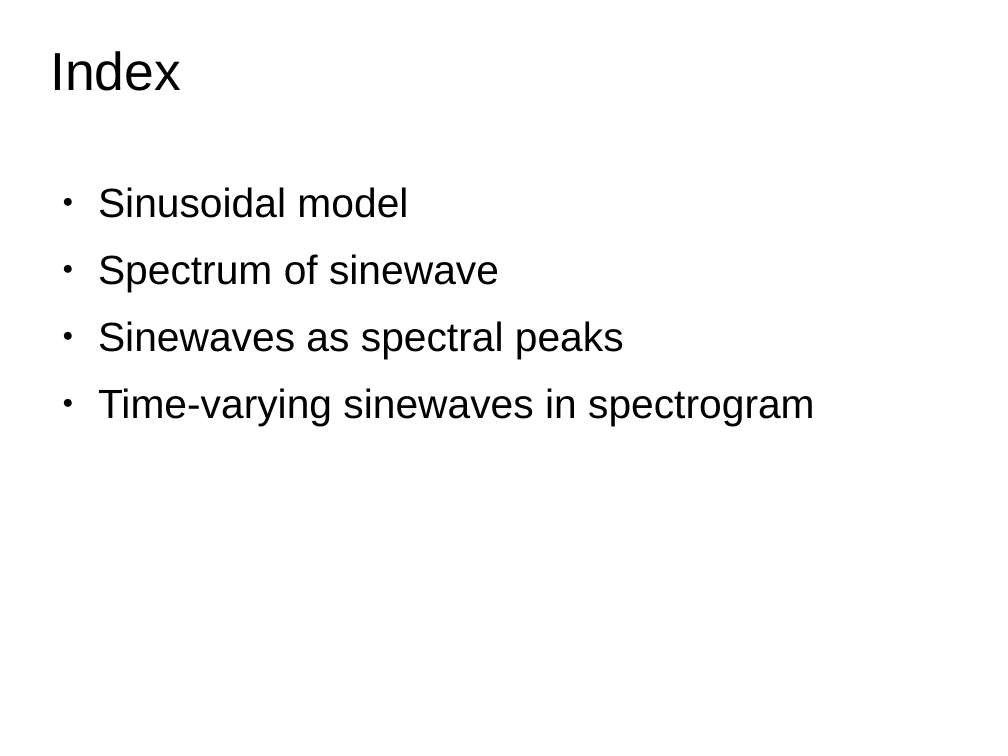
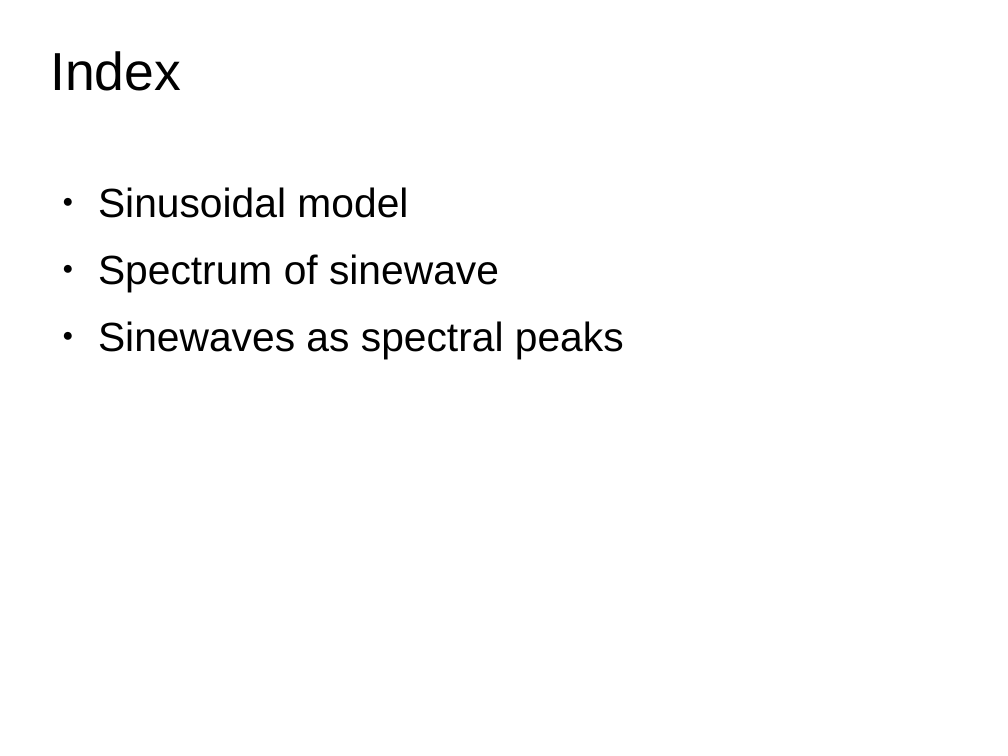
Before and after one commit to MTG/sms-tools, a slide deck: slide 2 of lectures/5-Sinusoidal-model/Sinusoidal-Model-1.odp. Drawn at 1008x756 pixels with LibreOffice and Linux fonts; fonts in the diff are those of the drawing. Boxes give left, top, right and bottom in pixels: in the first picture for what was removed or moved away, otherwise in the second. Text is boxed around its words. In the diff, an @@ line names an element or a change of style, - is before the commit and + after.

```diff
--- a/lectures/5-Sinusoidal-model/Sinusoidal-Model-1.odp
+++ b/lectures/5-Sinusoidal-model/Sinusoidal-Model-1.odp
@@ text at (x1=98, y1=388, x2=815, y2=425): paragraph removed @@
-● Time-varying sinewaves in spectrogram
```
Also in this commit, not shown: 2 other slides changed, 9 slides removed, 7 other files.
